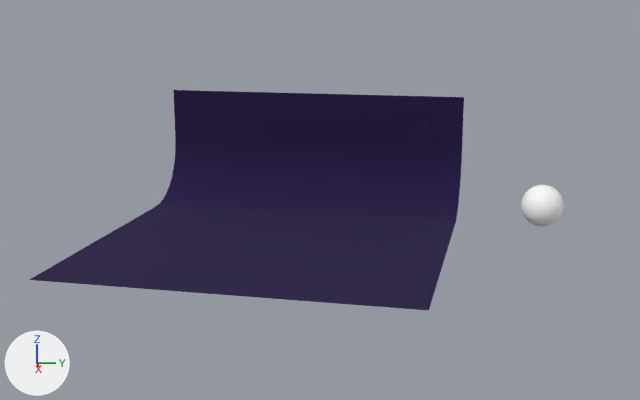
What one commit did to the Blender file BlenderProjects/melon.blend.
The view is the same before and after, from a camera (50 mm lens) standing at (43.4, -17.1, 14.5) and looking at (-7.9, -13.4, 2.6). The axes (+X, +Y, +Z) are drawn at lower left. The lights are the same throughout.
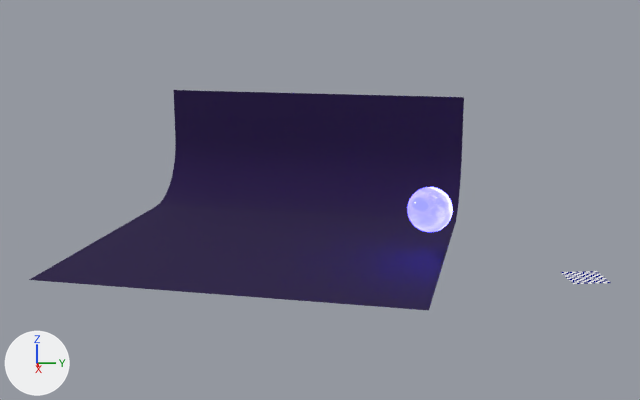
Where the newer file only moved an object's origin or applied its transform, the numbers keep the older frame.

What changed in the scene script:
```text
Add img_raton_jpeg:
    img_raton_jpeg = load_image('raton.jpeg', 'raton.jpeg', 1429, 1295, 'sRGB')
Add mat_emission:
    mat_emission = bpy.data.materials.new('Emission')
    # colours: blue #3636ff
    # uses the picture img_raton_jpeg
Add mat_checker:
    mat_checker = bpy.data.materials.new('Checker')
    # nodes: Mapping, OutputMaterial, TexChecker, TexCoord
    # colours: dark blue #0d157c
Change me_sphere:
    where me_sphere.from_pydata(...)  # 482 vertices, 512 faces; spans x -7.65..-5.2, y -1.6..0.85, z 1.12..3.58
    used by ob_sphere; location = (0.0, 0.0, 0.0)
    remove me_sphere.materials.append(mat_abc)  # white #ffffff
    me_sphere part 1: the whole mesh is multiplied about its middle by the matrix ((0.324, 0.945, -0.04), (-0.945, 0.325, 0.041), (0.052, 0.025, 0.998)), then moved by (3.68, -7.42, 0.78)
    add me_sphere.materials.append(mat_emission)
Add me_plane:
    me_plane.from_pydata(...)  # 4 vertices, 1 face; spans x -1.0..1.0, y -1.0..1.0, z 0.0
    me_plane.materials.append(mat_checker)
Add ob_plane_001:
    ob_plane_001 = bpy.data.objects.new('Plane.001', me_plane)
    ob_plane_001.location = (0.0, 0.0, 0.0)
```

Changed parts and their boxes [x1, y1, x2, y2] in the pictures (640 x 400 px):
'Sphere', recoloured, reshaped (7% wider, 10% taller)
    before: [521, 185, 564, 226]
    after: [407, 187, 453, 232]
'Plane.001', added
    after: [561, 271, 611, 284]
